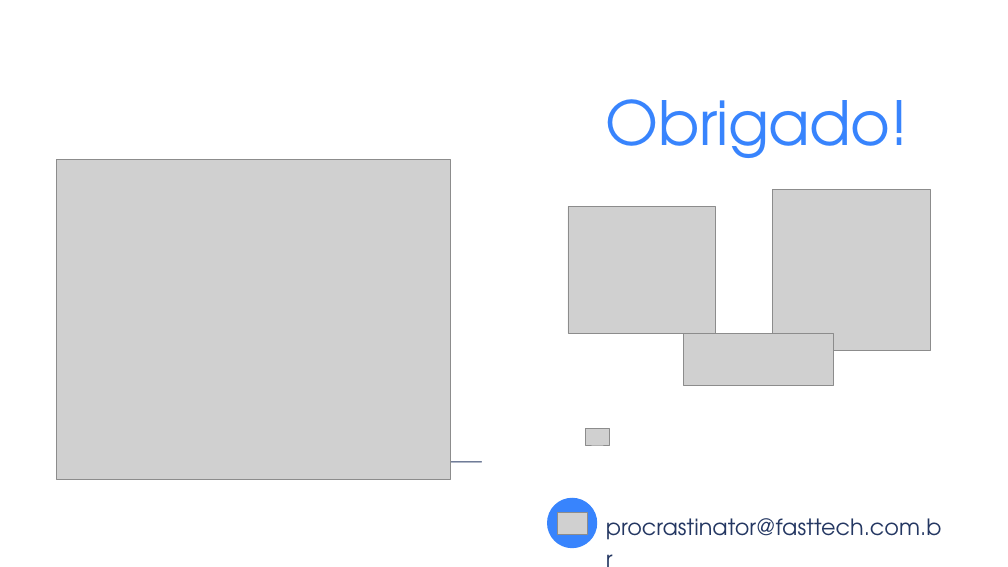
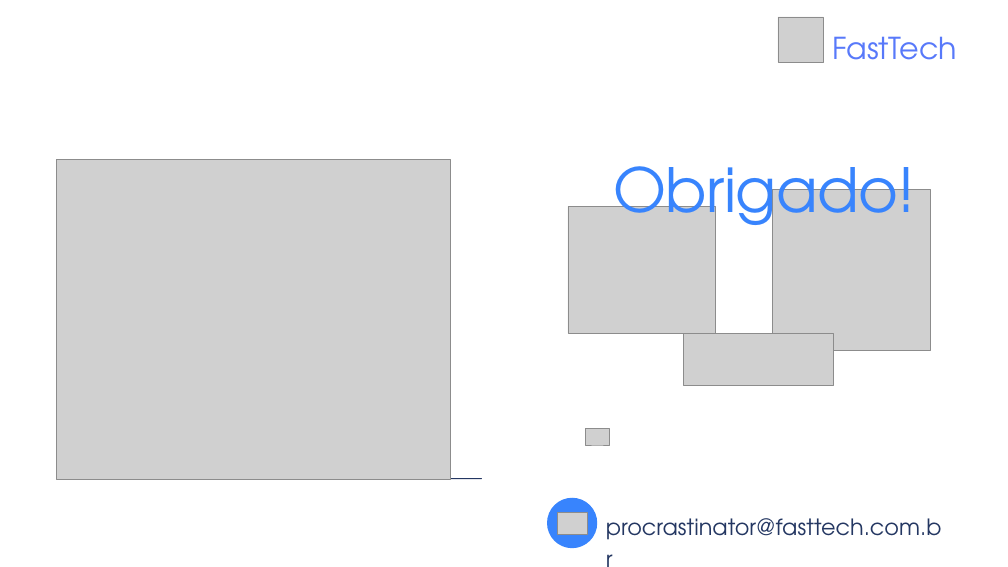
Before and after one commit to Grupo-1-adsa/Grupo-1-adsa, a slide deck: slide 12 of Documentação/PPT/FastTech.pptx (slide 13 before the commit). Drawn at 1008x567 pixels with LibreOffice and Linux fonts; fonts in the diff are those of the drawing; grey boxes stand for pictures. Boxes give left, top, right and bottom in pixels: in the first picture for what was removed or moved away, otherwise in the second. Text is boxed around its words. In the diff, an @@ line names an element or a change of style, - is before the commit and + after.

```diff
--- a/Documentação/PPT/FastTech.pptx
+++ b/Documentação/PPT/FastTech.pptx
@@ picture added at bbox=[778, 17, 824, 62] @@
@@ text added at bbox=[833, 36, 957, 60], 43.1 pt, text #5879FA @@
+FastTech
@@ text "Obrigado!" rewrapped from bbox=[606, 99, 908, 158] to bbox=[613, 166, 915, 240] @@
@@ line moved from (56, 462) - (481, 462) to (56, 479) - (481, 479) @@
```
Also in this commit, not shown: 5 other slides changed, 7 slides added, 7 slides removed.
